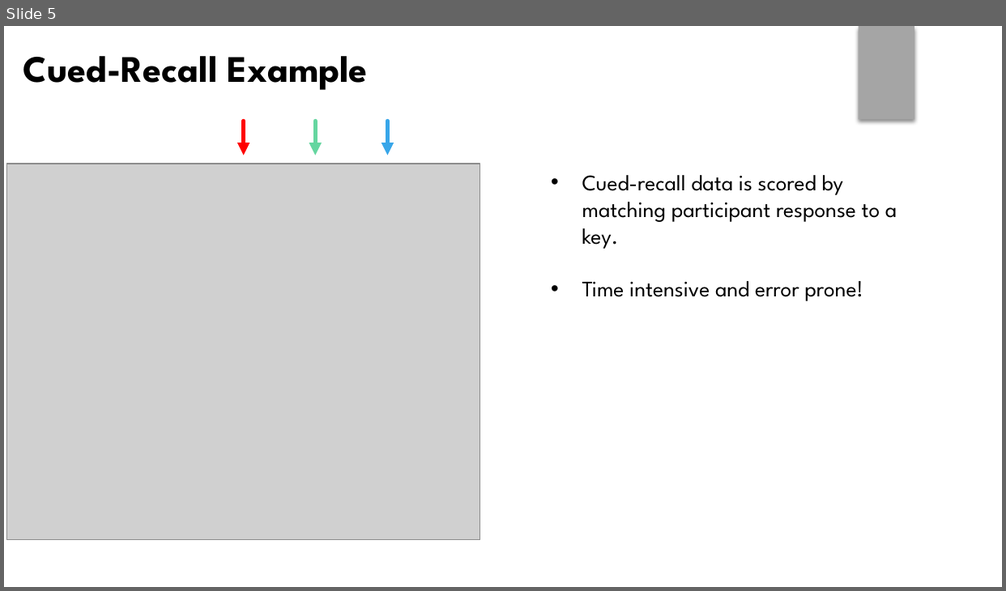
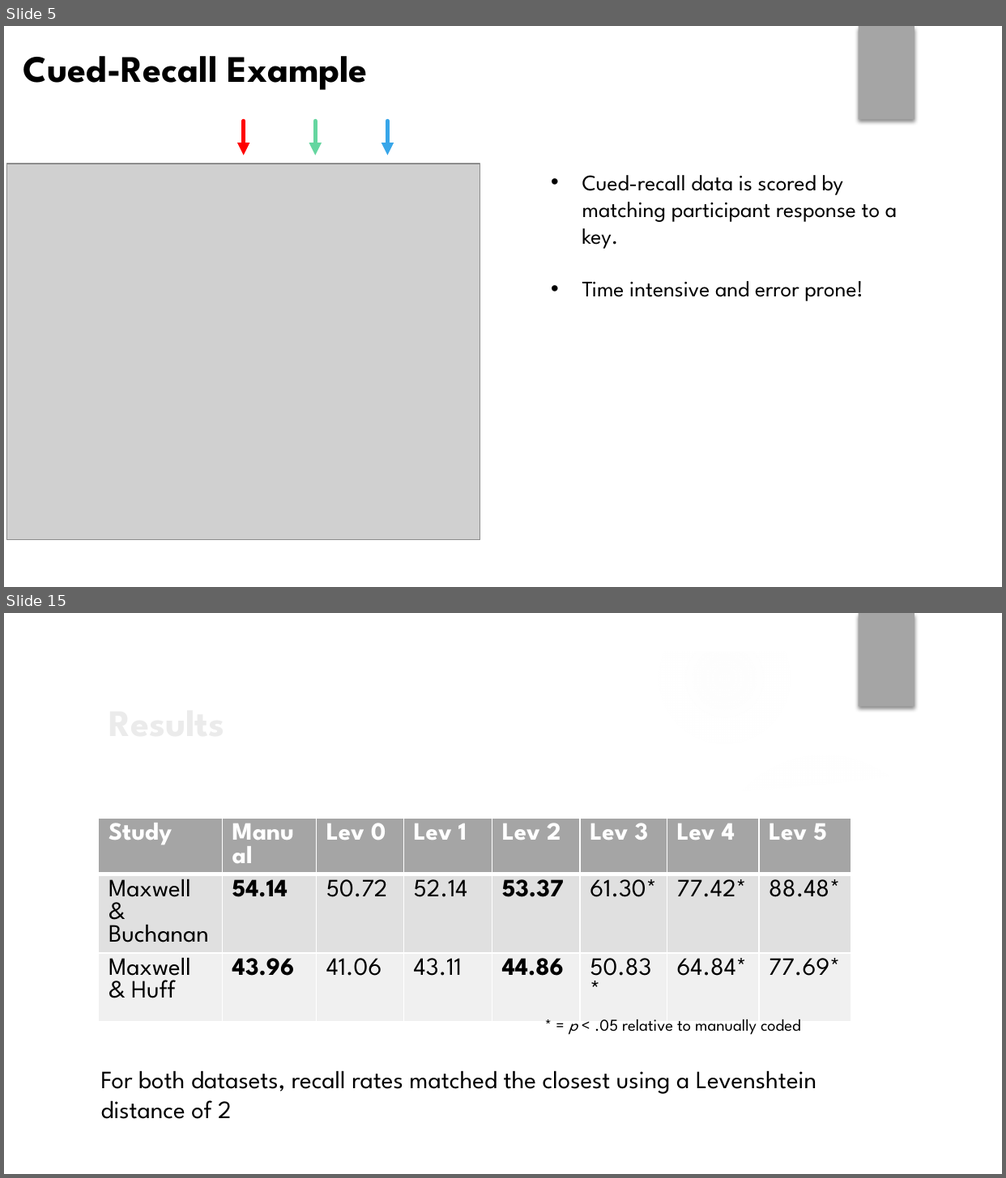
Before and after one commit to npm27/lrd-analysis, a slide deck: Presentations/Grad Symposium 21.pptx. Shown one above the other, each under a label of ours: slide 5 before the commit, slides 5 and 15 after it; the slides between them are not shown. The pictures are 1006x591 and 1006x1178 pixels, drawn with LibreOffice and Linux fonts; fonts in the diff are those of the drawing; grey boxes stand for pictures; background and template pictures are left out. Boxes give left, top, right and bottom in pixels: in the first picture for what was removed or moved away, otherwise in the second. Text is boxed around its words. In the diff, an @@ line names an element or a change of style, - is before the commit and + after.

```diff
--- a/Presentations/Grad Symposium 21.pptx
+++ b/Presentations/Grad Symposium 21.pptx
@@ slide 15 added at box(4, 613, 1002, 1174), background picture (left out); not listed: 1 template element that a slide beside it also shows @@
@@ group added at box(4, 613, 1002, 1174): 5 ellipses, 3 freeform shapes @@
@@ title added at box(99, 693, 816, 751), 27 pt, text #EBEBEB, bold @@
+Results
@@ table added at box(99, 818, 851, 1006), 3 rows, 8 columns @@
+Study | Manual | Lev 0 | Lev 1 | Lev 2 | Lev 3 | Lev 4 | Lev 5
+Maxwell & Buchanan | 54.14 | 50.72 | 52.14 | 53.37 | 61.30* | 77.42* | 88.48*
+Maxwell & Huff | 43.96 | 41.06 | 43.11 | 44.86 | 50.83* | 64.84* | 77.69*
@@ text added at box(569, 1020, 801, 1035), 12 pt, text #000000 @@
+* = p < .05 relative to manually coded
@@ text added at box(101, 1071, 816, 1119), 18 pt, text #000000 @@
+For both datasets, recall rates matched the closest using a Levenshtein distance of 2
```
Also in this commit, not shown: 10 slides changed, 10 other slides added, 2 slides removed, 2 other files.
